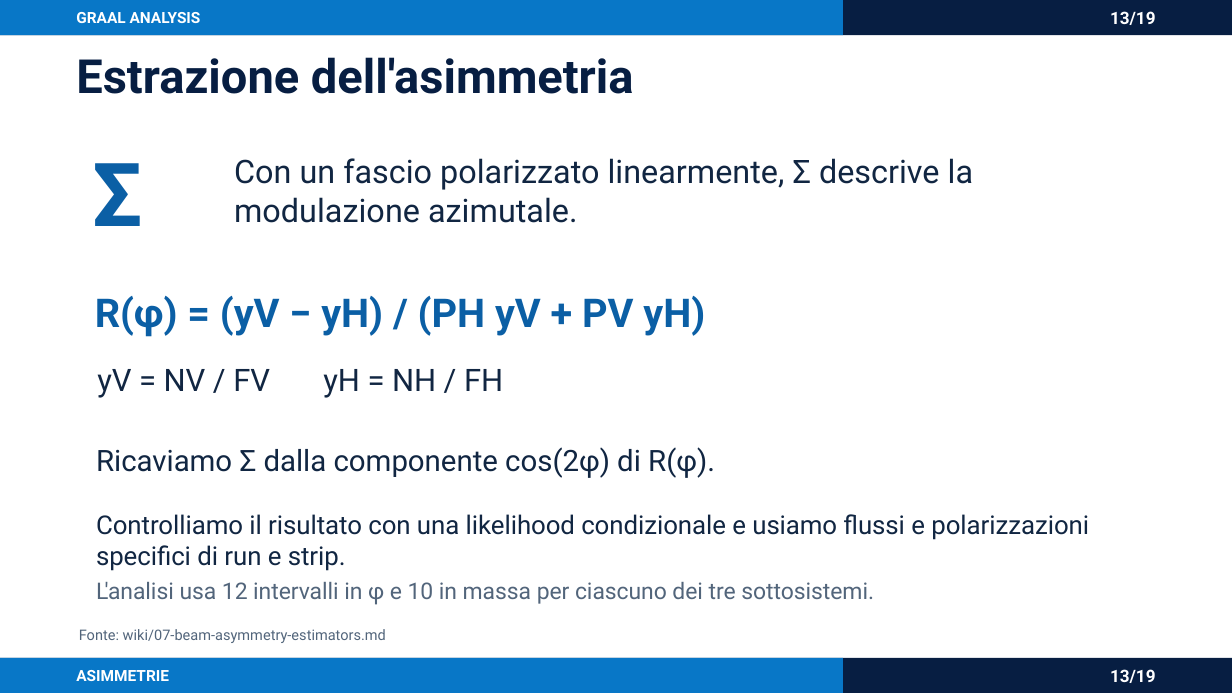
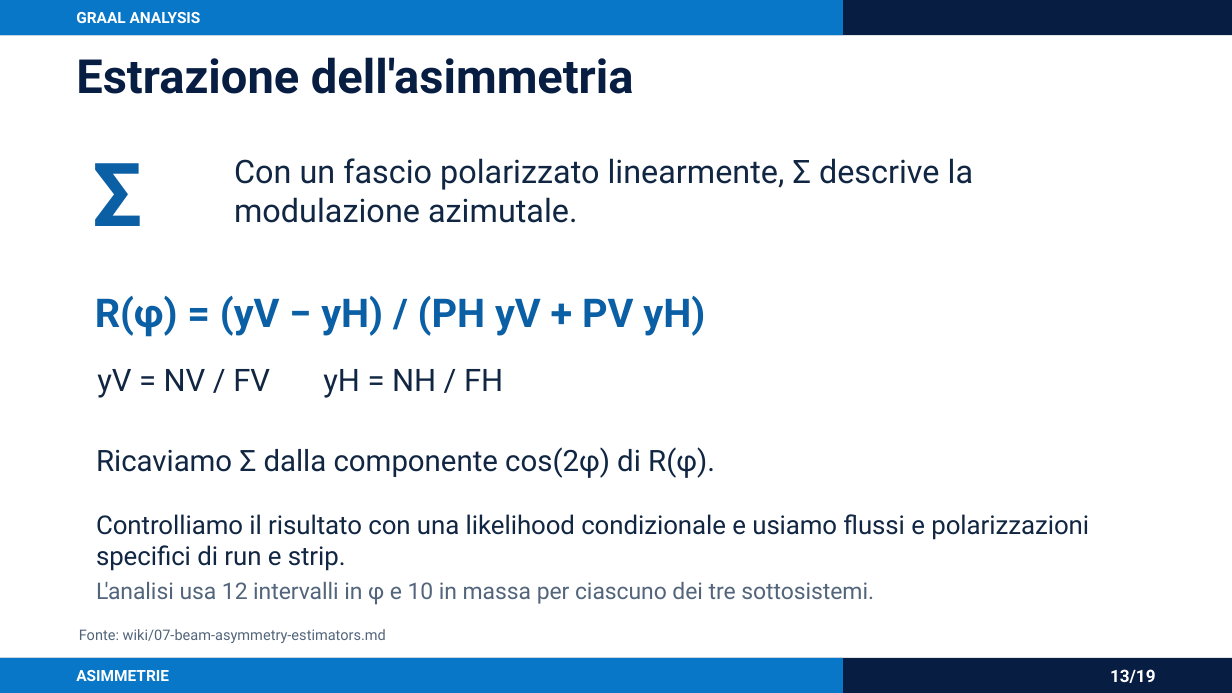
Before and after one commit to AntoninoFulci/GRAAL_Analysis, a slide deck: slide 13 of presentations/graal_analysis_framework_asimmetrie.pptx. Drawn at 1232x693 pixels with LibreOffice and Linux fonts; fonts in the diff are those of the drawing. Boxes give left, top, right and bottom in pixels: in the first picture for what was removed or moved away, otherwise in the second. Text is boxed around its words. In the diff, an @@ line names an element or a change of style, - is before the commit and + after.

```diff
--- a/presentations/graal_analysis_framework_asimmetrie.pptx
+++ b/presentations/graal_analysis_framework_asimmetrie.pptx
@@ text removed at [1110,11,1156,25] @@
-13/19
```
Also in this commit, not shown: 17 other slides changed, 1 slide added, 1 slide removed, 3 other files.
